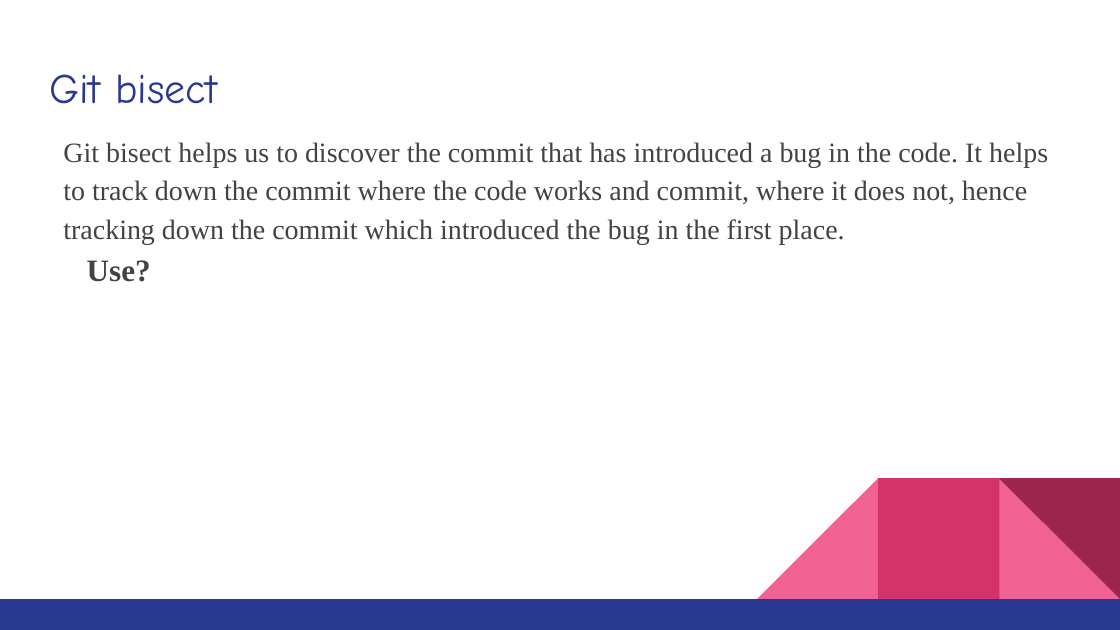
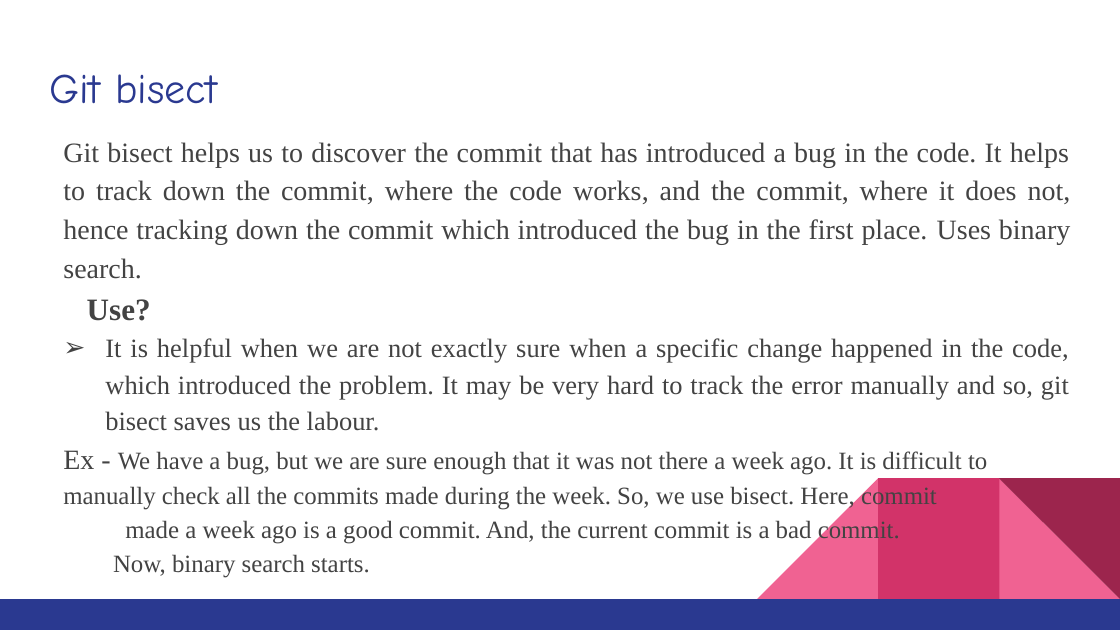
Before and after one commit to MrVaibhavChamp/Git-Advanced-Features, a slide deck: slide 8 of KOSS ppt.pptx. Drawn at 1120x630 pixels with LibreOffice and Linux fonts; fonts in the diff are those of the drawing. Boxes give left, top, right and bottom in pixels: in the first picture for what was removed or moved away, otherwise in the second. Text is boxed around its words. In the diff, an @@ line names an element or a change of style, - is before the commit and + after.

```diff
--- a/KOSS ppt.pptx
+++ b/KOSS ppt.pptx
@@ text at (63,142,1071,279): text changed @@
-Git bisect helps us to discover the commit that has introduced a bug in the code. It helps to track down the commit where the code works and commit, where it does not, hence tracking down the commit which introduced the bug in the first place.
+Git bisect helps us to discover the commit that has introduced a bug in the code. It helps to track down the commit, where the code works, and the commit, where it does not, hence tracking down the commit which introduced the bug in the first place. Uses binary search.
@@ text at (63,338,1069,578): paragraphs added @@
+➢ It is helpful when we are not exactly sure when a specific change happened in the code, which introduced the problem. It may be very hard to track the error manually and so, git bisect saves us the labour.
+Ex - We have a bug, but we are sure enough that it was not there a week ago. It is difficult to manually check all the commits made during the week. So, we use bisect. Here, commit made a week ago is a good commit. And, the current commit is a bad commit. Now, binary search starts.
```
Also in this commit, not shown: 3 other slides changed, 3 slides added.
